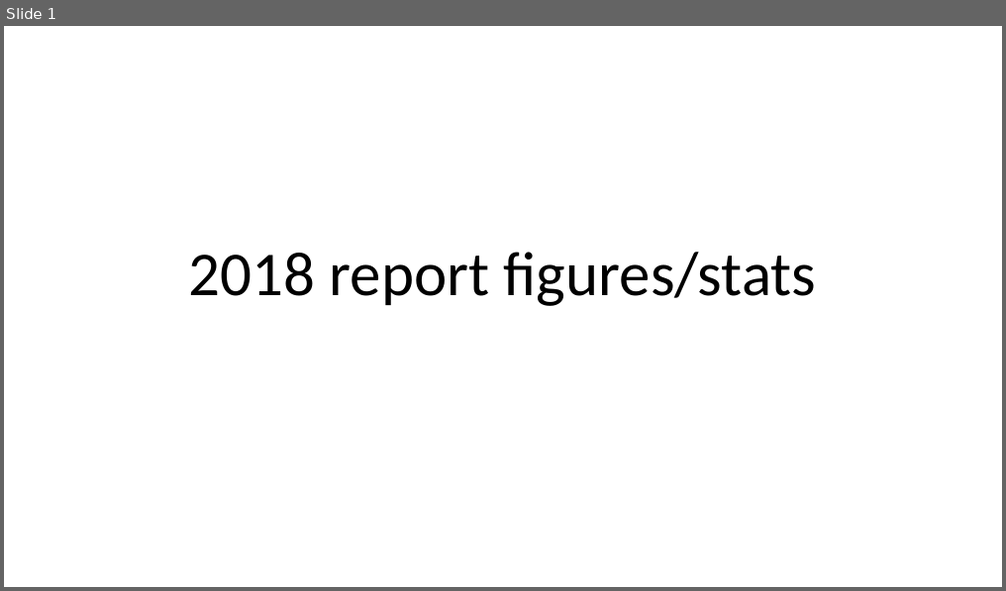
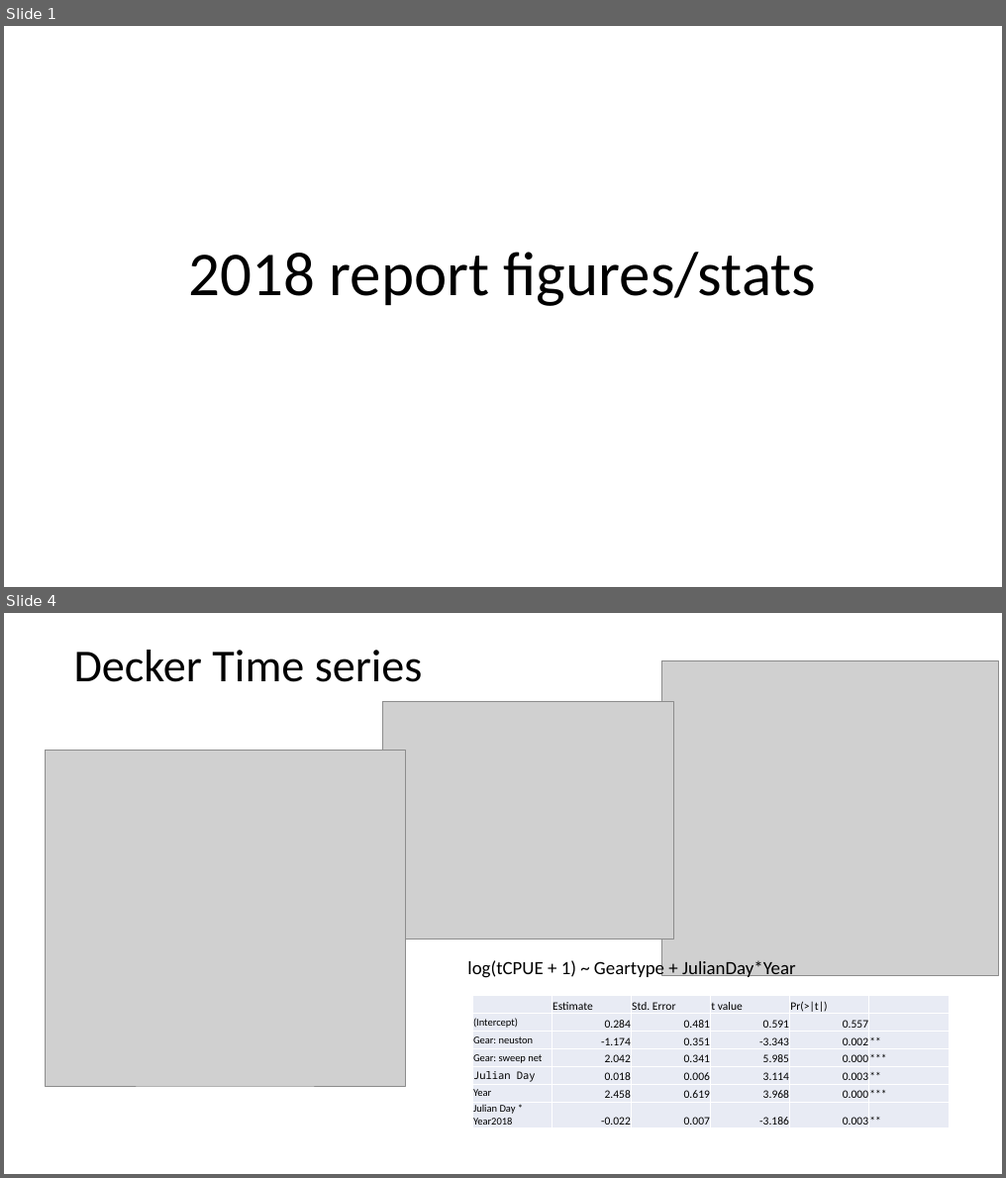
Before and after one commit to rosehartman/FRPreport2018, a slide deck: May phase IV analyses.pptx. Shown one above the other, each under a label of ours: slide 1 before the commit, slides 1 and 4 after it; the slides between them are not shown. The pictures are 1006x591 and 1006x1178 pixels, drawn with LibreOffice and Linux fonts; fonts in the diff are those of the drawing; grey boxes stand for pictures. Boxes give left, top, right and bottom in pixels: in the first picture for what was removed or moved away, otherwise in the second. Text is boxed around its words. In the diff, an @@ line names an element or a change of style, - is before the commit and + after.

```diff
--- a/May phase IV analyses.pptx
+++ b/May phase IV analyses.pptx
@@ slide 4 added at bbox=[4, 613, 1002, 1174], background #FFFFFF @@
@@ title added at bbox=[74, 650, 423, 682], 44 pt, text #000000 @@
+Decker Time series
@@ picture added at bbox=[661, 661, 998, 975] @@
@@ picture added at bbox=[383, 701, 673, 940] @@
@@ picture added at bbox=[46, 750, 405, 1087] @@
@@ text added at bbox=[467, 959, 796, 979], 18 pt, text #000000 @@
+log(tCPUE + 1) ~ Geartype + JulianDay*Year
@@ table added at bbox=[472, 995, 948, 1129], 7 rows, 6 columns @@
+ | Estimate | Std. Error | t value | Pr(>|t|) | 
+(Intercept) | 0.284 | 0.481 | 0.591 | 0.557 | 
+Gear: neuston | -1.174 | 0.351 | -3.343 | 0.002 | **
+Gear: sweep net | 2.042 | 0.341 | 5.985 | 0.000 | ***
+Julian Day | 0.018 | 0.006 | 3.114 | 0.003 | **
+Year | 2.458 | 0.619 | 3.968 | 0.000 | ***
+Julian Day * Year2018 | -0.022 | 0.007 | -3.186 | 0.003 | **
```
Also in this commit, not shown: 5 slides changed, 8 other slides added, 1 slide removed, 9 other files.
